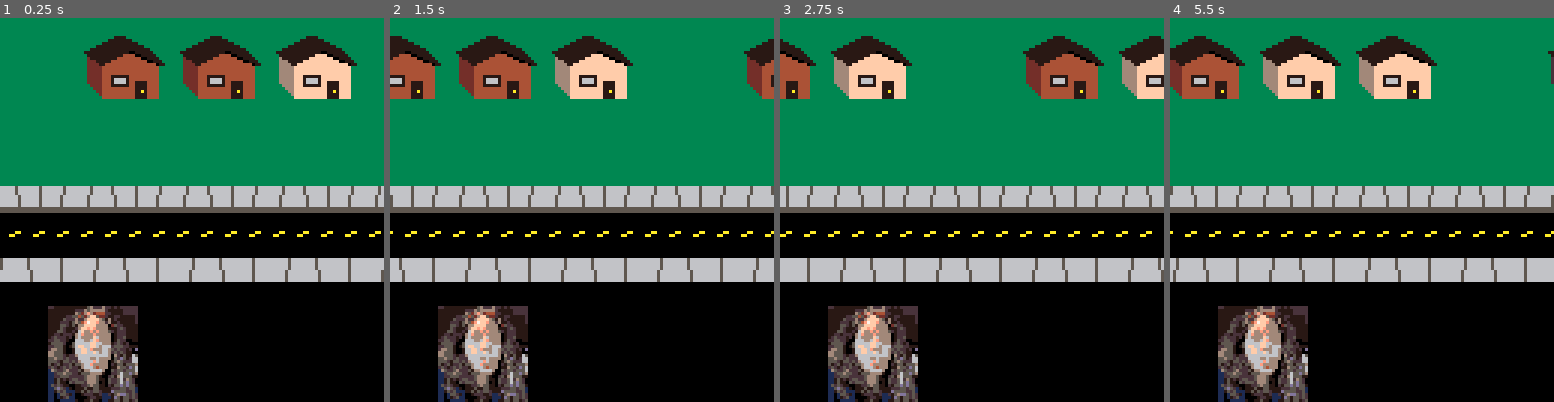
Above: before the commit, frames 1-4 (left to right).
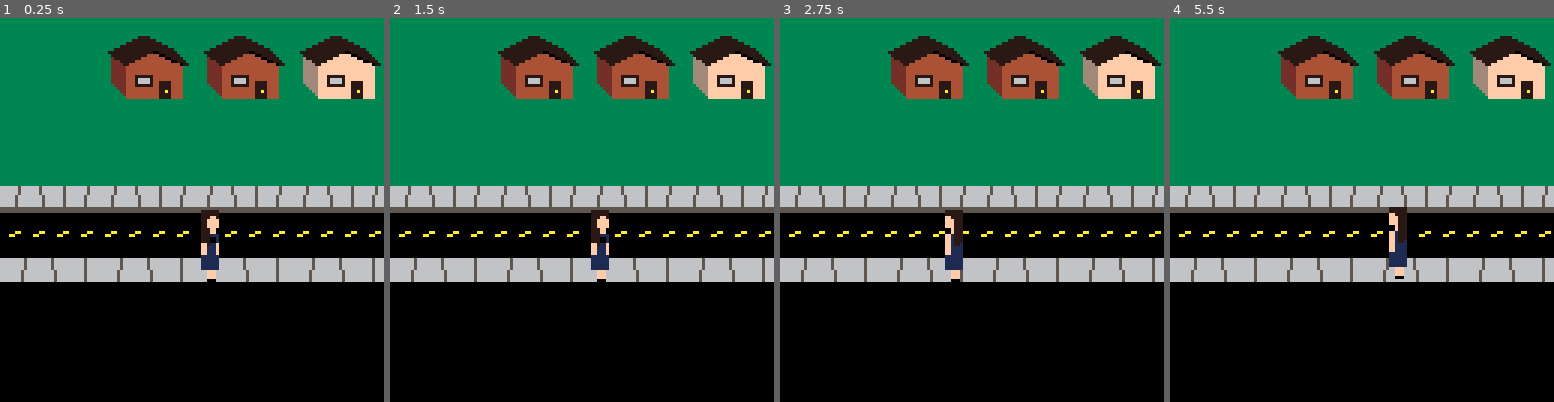
Above: after the commit, the same moments.

Repository: Minimistro32/kate
Game: PICO-8 cartridge kate.p8
Same seed, same stepped clock (60 frames per second), same inputs: the game is played once before the commit and once after it.
Inputs:
- Up to frame 1 (0.25 s): no input
- Up to frame 2 (1.5 s): no input
- Up to frame 3 (2.75 s): hold Left 1.97-2.37 s; hold Down from 2.42 s (still down)
- Up to frame 4 (5.5 s): release Down at 2.82 s; hold Right 2.87-3.53 s; hold Up 3.58-4.08 s; hold Right 4.13-4.53 s; hold Down 4.58-5.08 s; hold Left from 5.13 s (still down)

The runs differ from the first frame. In frame 1, 17% of the frame differs, in the area x 0-100%, y 4-100%; in frame 2, 21%; in frame 3, 21%; in frame 4, 21%.

Commit message:
added parallax walking w/o anim

Diff:
--- a/kate.p8
+++ b/kate.p8
@@ -10,6 +10,10 @@
 
 	timer = 0
 	x_scroll = 0
+
+	x_pos = 64
+	y_pos = 64
+	facing_cam = true
 
 	house_palettes = { --can't use 14, 12, 6, or 8
 		{	--tan
@@ -55,8 +59,36 @@
 -->8
 --UPDATE
 function _update()
-	if timer%1 == 0 then
-		x_scroll += 1
+	-- if timer%1 == 0 then
+	-- 	x_scroll += 1
+	-- end
+
+	-- --cycles houses
+	-- if x_scroll % 128 == 0 then
+	-- 	for i=0,2 do
+	-- 		add_houses(1)
+	-- 		deli(houses, 1)
+	-- 	end
+	-- end
+
+	--input
+	kate_scale = min(max(((y_pos-4)/32)^2, 0.4), 1.5) --literal magic
+	speed_scale = min(((y_pos)/56)^2, 1) --literal magic (56?)
+	if (btn(0)) then
+		x_pos-=(1*speed_scale)
+		facing_cam = false
+	end
+	if (btn(1)) then
+		x_pos+=(1*speed_scale)
+		facing_cam = true
+	end
+	if (btn(2)) and y_pos > 22.5 then
+		y_pos-=(1*speed_scale)
+		facing_cam = false
+	end
+	if (btn(3)) and y_pos < 64 then
+		y_pos+=(1*speed_scale)
+		facing_cam = true
 	end
 
 	timer += 1
@@ -68,27 +100,16 @@
 --DRAW
 function _draw()
 	cls(3)
-
 	rectfill(0,56,128,128,0)
+	palt(0, false)
+	palt(14, true)
 
 	--sidewalk
 	for i=0,4 do
 		spr(128,0 + i*32 - (x_scroll % 32),56,4,4)
 	end
 
-	draw_kate()
-
 	--houses
-	if x_scroll % 128 == 0 then
-		--cycles house colors
-		for i=0,2 do
-			add_houses(1)
-			deli(houses, 1)
-		end
-	end
-
-	palt(0, false)
-	palt(14, true)
 	for i, palette in pairs(houses) do
 		for color_key in pairs(palette) do
 			pal(house_palettes[1][color_key], palette[color_key])
@@ -100,10 +121,15 @@
 			pal(house_palettes[1][color_key], house_palettes[1][color_key])
 		end
 	end
+
+	--kate
+	sspr(40 + 16 * tonum(facing_cam), 0, 8, 16, x_pos, y_pos, 8 * kate_scale, 16 * kate_scale)
+	-- draw_kate_face()
+
 	palt()
 end
 
-function draw_kate()
+function draw_kate_face()
 	scale = 1
 	sspr(64,32,30,32,16,96,30*scale,32*scale)
 end
Not shown, changed: 17 lines of the sprite sheet (__gfx__) section of kate.p8
